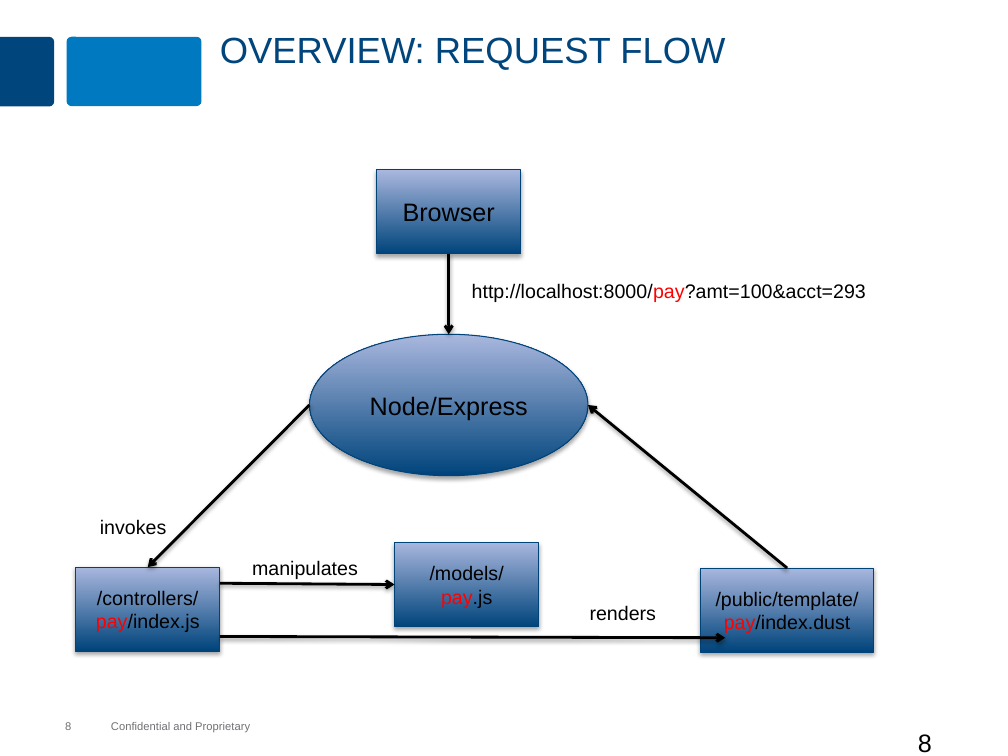
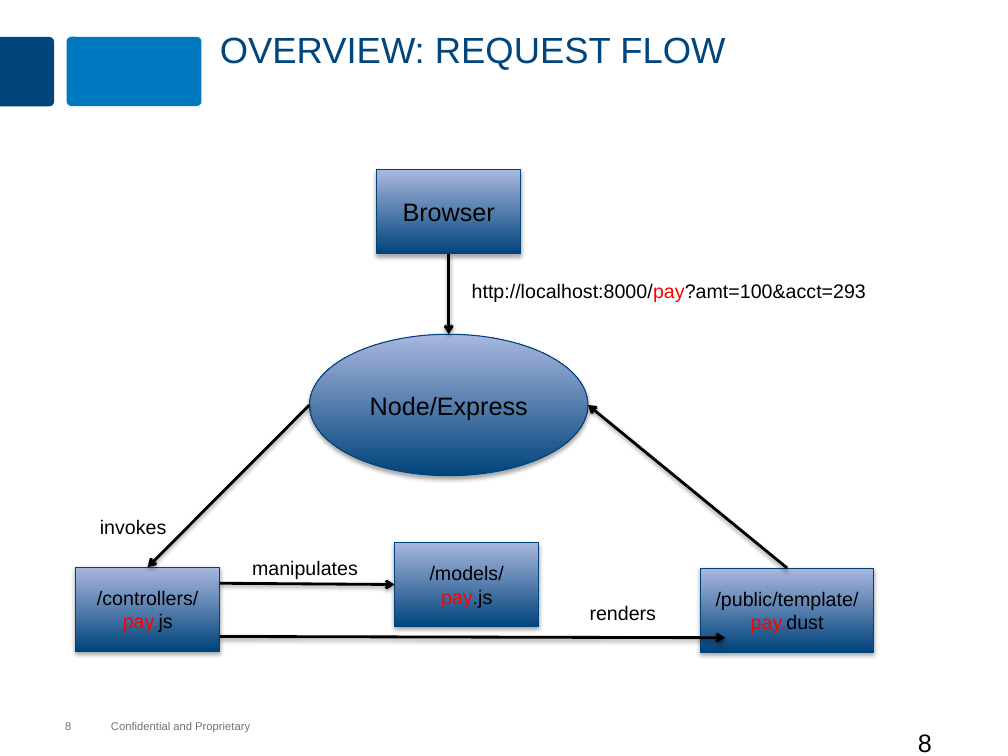
Before and after one commit to MaxMillington/nodePractice, a slide deck: slide 8 of node/lesson-80-kraken/kraken.pptx. Drawn at 1008x756 pixels with LibreOffice and Linux fonts; fonts in the diff are those of the drawing; background and template pictures are left out. Boxes give left, top, right and bottom in pixels: in the first picture for what was removed or moved away, otherwise in the second. Text is boxed around its words. In the diff, an @@ line names an element or a change of style, - is before the commit and + after.

```diff
--- a/node/lesson-80-kraken/kraken.pptx
+++ b/node/lesson-80-kraken/kraken.pptx
@@ text in rectangle at [123,614,173,632]: text changed; text colour #000000 to #FF0000 @@
-pay/index.js
+pay.js
@@ text in rectangle at [751,615,824,633]: text changed; text colour #000000 to #FF0000 @@
-pay/index.dust
+pay.dust
```
Also in this commit, not shown: 6 other slides changed, 11 other files.
